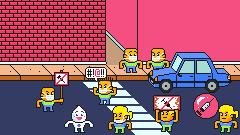
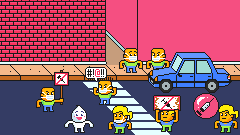
Before/after of a 240 x 135 layered artwork. What changed in the layer stack:
painted on "cidadao copy #2" over [116, 110, 230, 116]
